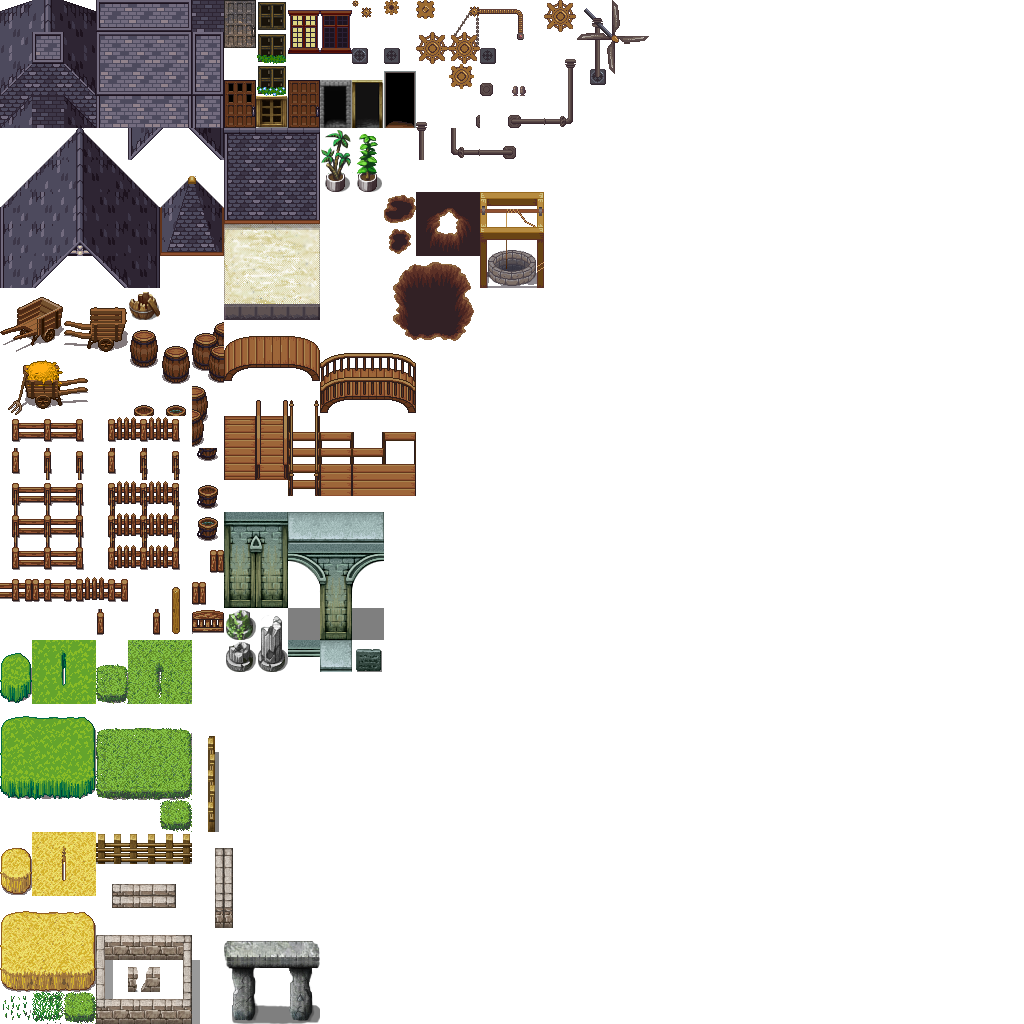
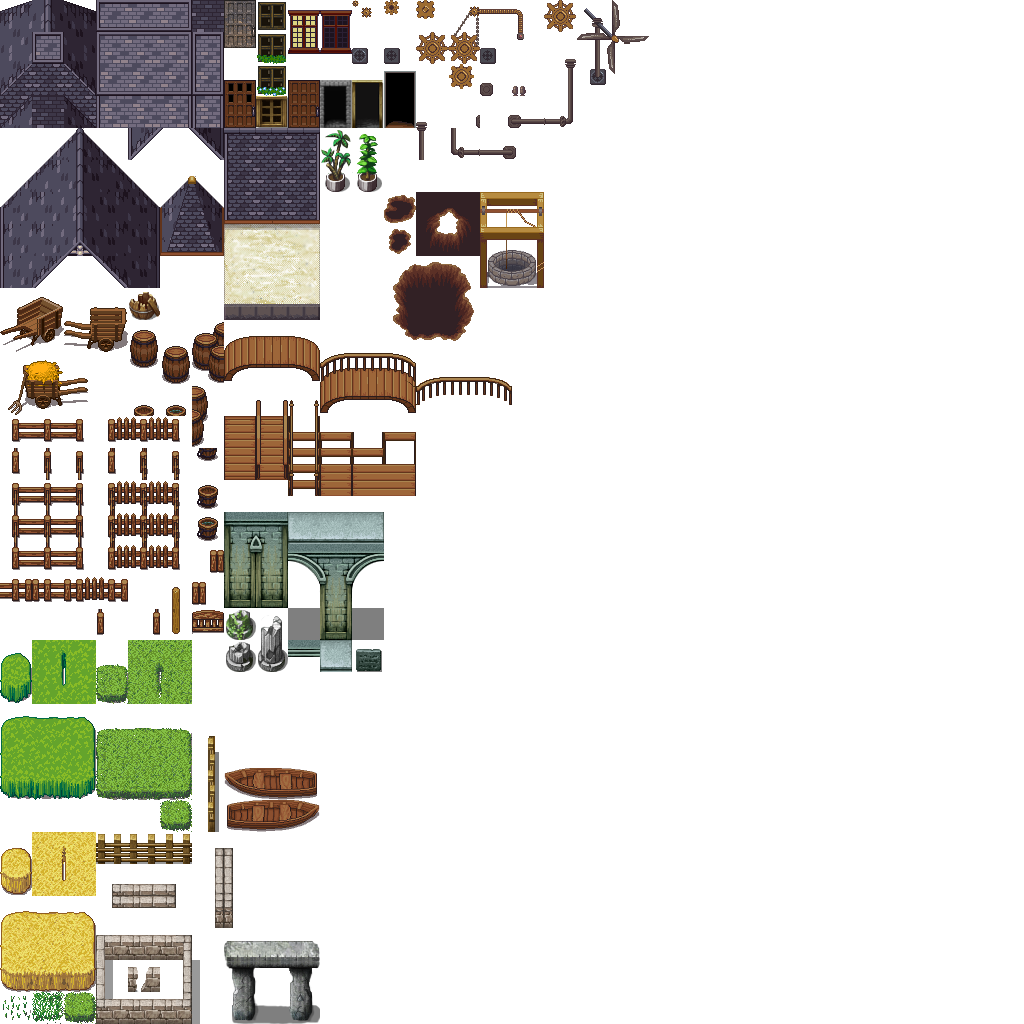
Layer changes from the first w=1024, h=1024 image to the second:
painted on "Calque" over [224, 377, 512, 832]
